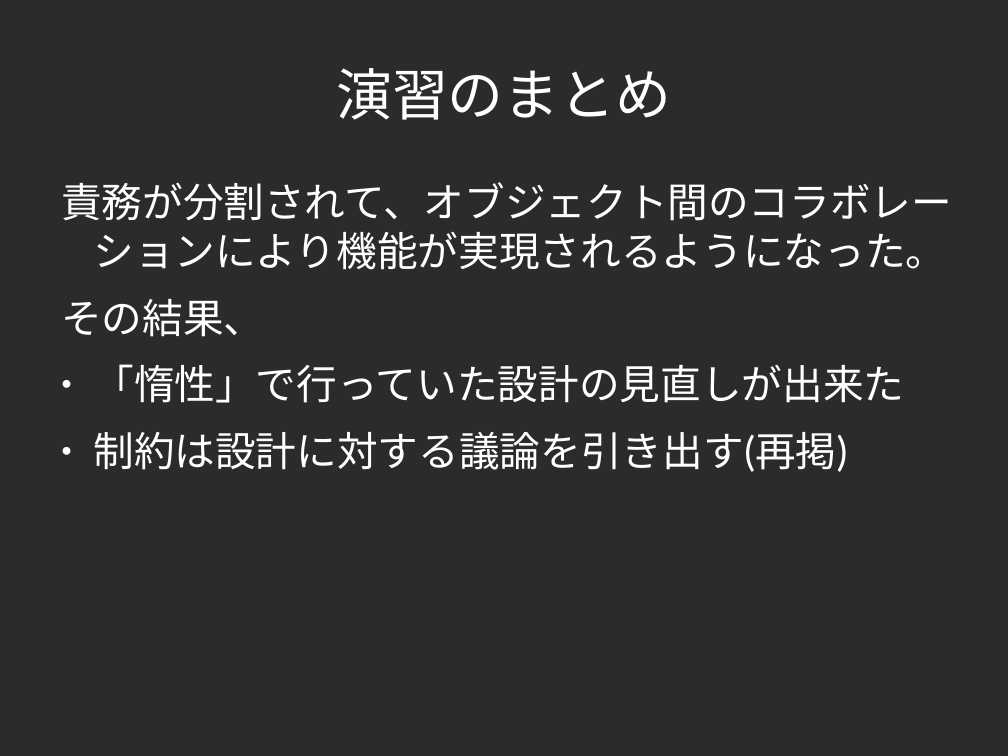
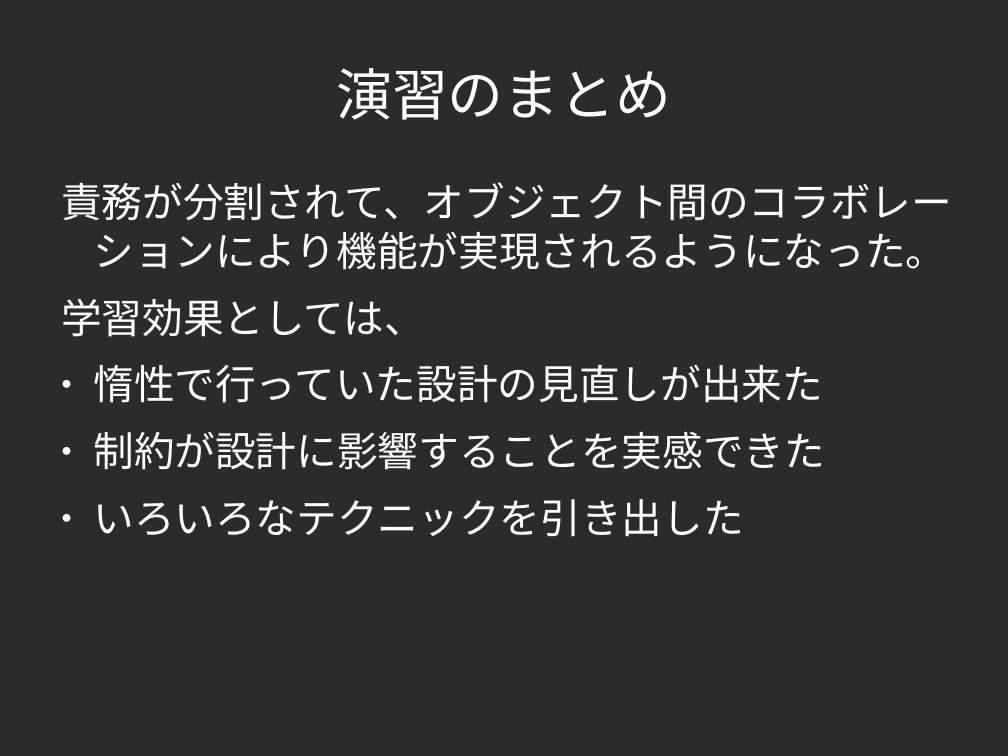
Before and after one commit to yojik/yojik-lib, a slide deck: slide 81 of 2009devsumi/oo_exercise/doc/devsum.odp (slide 72 before the commit). Drawn at 1008x756 pixels with LibreOffice and Linux fonts; fonts in the diff are those of the drawing; background and template pictures are left out; a plain dark background stands for a picture behind light text. Boxes give left, top, right and bottom in pixels: in the first picture for what was removed or moved away, otherwise in the second. Text is boxed around its words. In the diff, an @@ line names an element or a change of style, - is before the commit and + after.

```diff
--- a/2009devsumi/oo_exercise/doc/devsum.odp
+++ b/2009devsumi/oo_exercise/doc/devsum.odp
@@ text at bbox=[61, 299, 825, 537]: text changed @@
-その結果、
-● 「惰性」で行っていた設計の見直しが出来た
-● 制約は設計に対する議論を引き出す(再掲)
+学習効果としては、
+● 惰性で行っていた設計の見直しが出来た
+● 制約が設計に影響することを実感できた
+● いろいろなテクニックを引き出した
```
Also in this commit, not shown: 41 other slides changed, 13 slides added, 2 slides removed, 1 other file.
